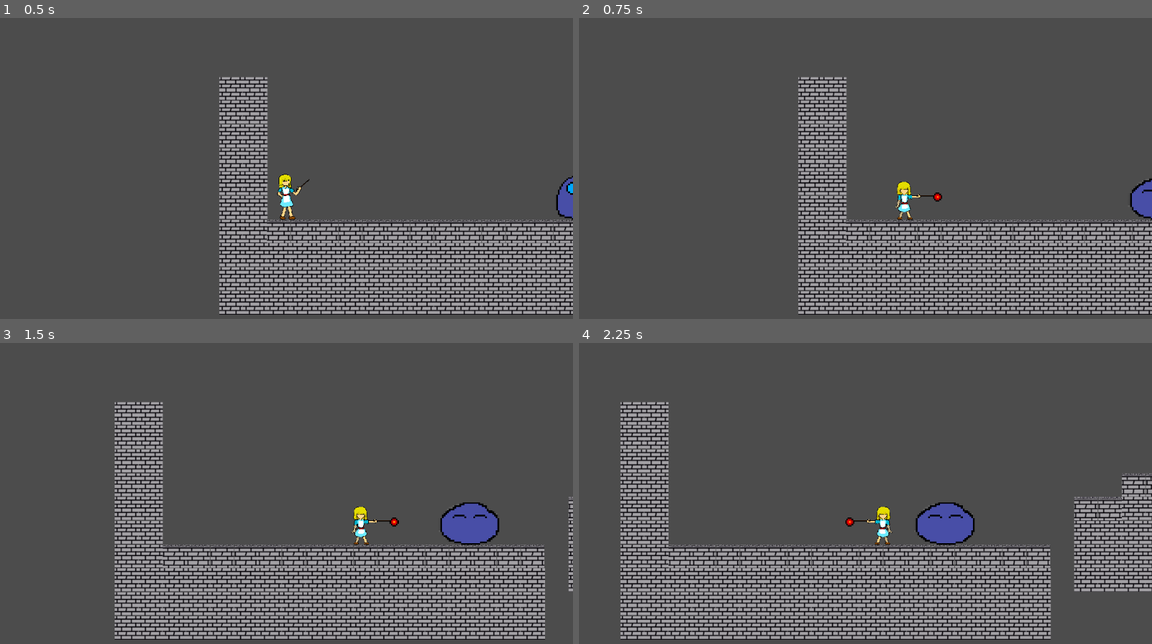
Above: before the commit, frames 1-4 (two rows, left to right).
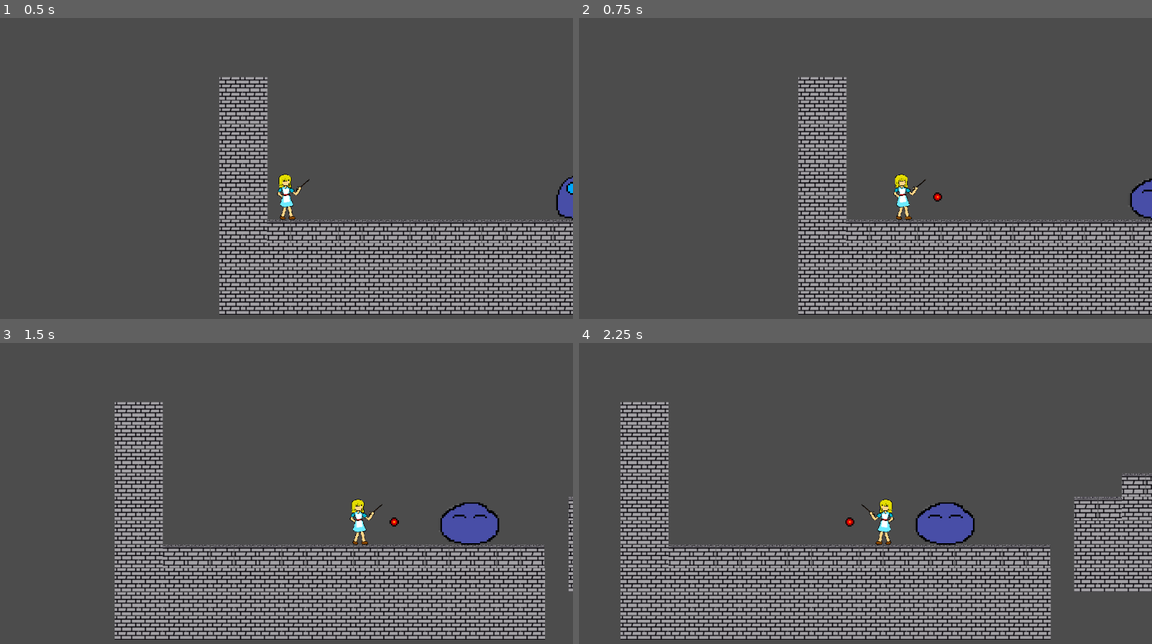
Above: after the commit, the same moments.

Repository: RedmiAndrian/magicworld
Game: Godot game, scene res://src/scenes/Level01.tscn
The game is run twice, just before and just after one commit, with the same random seed, the same clock (stepped at 60 frames per second) and the same inputs.
Inputs:
- Up to frame 1 (0.5 s): no input
- Up to frame 2 (0.75 s): hold Right (ui_right) from 0.53 s (still down); tap Space (strike) at 0.6 s
- Up to frame 3 (1.5 s): keep holding Right (ui_right); tap Up (ui_up) at 0.77 s; tap Space (strike) at 1.35 s
- Up to frame 4 (2.25 s): tap Up (ui_up) at 1.52 s; release Right (ui_right) at 2.03 s; hold Left (ui_left) from 2.03 s (still down); tap Space (strike) at 2.1 s

Frame 1 is identical in both runs. In frame 2, 0.4% of the frame differs, in the area x 54-62%, y 51-68%; in frame 3, 0.4%; in frame 4, 0.4%, in the area x 48-55%, y 51-68%.
Error after the commit: Parse Error: The identifier "ItemDatabase" isn't declared in the current scope. (res://src/scripts/Inventory.gd:24)

Commit message:
Add files via upload

Diff:
--- /dev/null
+++ b/Magic World/src/scripts/BlueKey.gd
@@ -0,0 +1,6 @@
+extends Area2D
+
+func _on_Area2D_body_entered(body):
+	if body == GameManager.player:
+		GameManager.player.inventory.add_item("Blue Key", 1)
+		queue_free()
--- /dev/null
+++ b/Magic World/src/scripts/GridContainer.gd
@@ -0,0 +1,24 @@
+extends GridContainer
+
+var active_item
+var character_items = Array()
+func _ready():
+	GameManager.connect("player_initialised", self, "_on_player_initialised")
+	print(character_items)
+
+func _on_player_initialised(player):
+	player.inventory.connect("inventory_changed", self, "_on_player_inventory_changed")
+
+func _on_player_inventory_changed(inventory):
+	for n in get_children():
+		n.queue_free()
+
+	for item in inventory.get_items():
+		var item_label = Label.new()
+		item_label.text = "%s" % item.item_reference.name
+		add_child(item_label)
+
+
+func _process(delta):
+	if Input.is_action_just_pressed("next_item_e"):
+		active_item = GameManager.player.inventory
--- /dev/null
+++ b/Magic World/src/scripts/Inventory.gd
@@ -0,0 +1,67 @@
+extends Resource
+class_name Inventory
+
+signal inventory_changed
+
+export var _items = Array() setget set_items, get_items
+
+
+func set_items(new_items):
+	_items = new_items
+	emit_signal("inventory_changed", self)
+
+func get_items():
+	return _items
+
+func get_item(index):
+	return _items[index]
+
+func add_item(item_name, quantity):
+	if quantity <= 0:
+		print("Can't add a negative number of items")
+		return
+
+	var item = ItemDatabase.get_item(item_name)
+	if not item:
+		print("Could not find item")
+		return
+
+	var remaining_quantity = quantity
+	var max_stack_size = item.max_stack_size if item.stackable else 1
+
+	if item.stackable:
+		for i in range(_items.size()):
+			if remaining_quantity == 0:
+				break
+
+			var inventory_item = _items[i]
+
+			if inventory_item.item_reference.name != item.name:
+				continue
+
+			if inventory_item.quantity < max_stack_size:
+				var original_quantity = inventory_item.quantity
+				inventory_item.quantity = min(original_quantity + remaining_quantity, max_stack_size)
+				remaining_quantity -= inventory_item.quantity - original_quantity
+
+	while remaining_quantity > 0:
+		var new_item = {
+			item_reference = item,
+			quantity = min(remaining_quantity, max_stack_size)
+		}
+		_items.append(new_item)
+		remaining_quantity -= new_item.quantity
+	emit_signal("inventory_changed", self)
+
+func removeItem(index):
+	_items.remove(index)
+	emit_signal("inventory_changed", self)
+
+func keyUsed(key):
+	var itemssss = {
+		item_reference = key,
+		quantity = 1
+	}
+	_items.erase(itemssss)
+	print("Jadi")
+	emit_signal("inventory_changed", self)
--- /dev/null
+++ b/Magic World/src/scripts/Item.gd
@@ -0,0 +1,14 @@
+extends Resource
+class_name ItemResource
+
+export var name : String
+export var stackable : bool = false
+export var max_stack_size : int = 1
+
+# Examples of more properties we could store
+enum ItemType {
+	GENERIC, CONSUMABLES, QUEST, EQUIPMENT
+}
+export(ItemType) var type
+export var texture : Texture
+export var mesh : Mesh
--- /dev/null
+++ b/Magic World/src/scripts/LevelTemplate.gd
@@ -0,0 +1,6 @@
+extends Node
+
+
+
+func _on_Area2D_body_entered(body):
+	get_tree().change_scene("res://src/scenes/BossLevel.tscn")
--- a/Magic World/src/scripts/Mage.gd
+++ b/Magic World/src/scripts/Mage.gd
@@ -9,20 +9,22 @@
 const DIRECTION_LEFT = -1
 var direction = Vector2(DIRECTION_RIGHT, 1)
 
+var inventory_resource = load("res://src/scripts/Inventory.gd")
+var inventory = inventory_resource.new()
+
 func _ready() -> void:
 	add_to_group("Player")
 	$AnimatedSprite.play("idle")
 
 func set_direction(hor_direction):
 	if hor_direction == 0:
-		hor_direction = DIRECTION_LEFT # default to right if param is 0
+		hor_direction = DIRECTION_RIGHT # default to right if param is 0
 	var hor_dir_mod = hor_direction / abs(hor_direction) # get unit direction
 	apply_scale(Vector2(hor_dir_mod * direction.x, 1)) # flip
 	direction = Vector2(hor_dir_mod, direction.y) # update direction
 
 
 func shoot() -> void:
-	$AnimatedSprite.play("shoot")
 	var b = Bullet.instance()
 	owner.add_child(b)
 	b.transform = $Position2D.global_transform
@@ -49,8 +51,3 @@
 		set_direction(DIRECTION_RIGHT)
 
 	velocity = move_and_slide(velocity, FLOOR_NORMAL)
-
-
-func _on_AnimatedSprite_animation_finished():
-	if $AnimatedSprite.animation == "shoot":
-		$AnimatedSprite.play("idle")
--- a/Magic World/src/scripts/Monster.gd
+++ b/Magic World/src/scripts/Monster.gd
@@ -20,6 +20,8 @@
 	velocity.x = 100
 
 func _physics_process(delta):
+	if health <= 0:
+		queue_free()
 	velocity.y += 3000 * delta
 	if isright:
 		set_direction(DIRECTION_RIGHT)
@@ -28,6 +30,7 @@
 	velocity = move_and_slide(velocity)
 
 func _on_FloorDetector_body_exited(body):
+	print("no")
 	if isright:
 		isright = false
 	elif !isright:
--- /dev/null
+++ b/Magic World/src/scripts/RedKey.gd
@@ -0,0 +1,6 @@
+extends Area2D
+
+func _on_Area2D_body_entered(body):
+	if body == GameManager.player:
+		GameManager.player.inventory.add_item("Red Key", 1)
+		queue_free()
--- /dev/null
+++ b/Magic World/src/scripts/YellowDoor.gd
@@ -0,0 +1,22 @@
+extends KinematicBody2D
+
+var vava
+
+
+func _ready():
+	var b = ItemDatabase.get_item("Yellow Key")
+	vava = {
+		item_reference = b,
+		quantity = 1,
+	}
+	print(vava)
+func _on_Area2D_body_entered(body):
+	if body.name == "Mage":
+		var a = GameManager.player.inventory.get_items()
+		print_debug(vava)
+		print(GameManager.player.inventory.get_items())
+		for i in GameManager.player.inventory.get_items():
+			print(i)
+			if i.item_reference == vava.item_reference:
+				GameManager.player.inventory.keyUsed(vava.item_reference)
+				queue_free()
--- /dev/null
+++ b/Magic World/src/scripts/YellowKey.gd
@@ -0,0 +1,6 @@
+extends Area2D
+
+func _on_Area2D_body_entered(body):
+	if body == GameManager.player:
+		GameManager.player.inventory.add_item("Yellow Key", 1)
+		queue_free()
